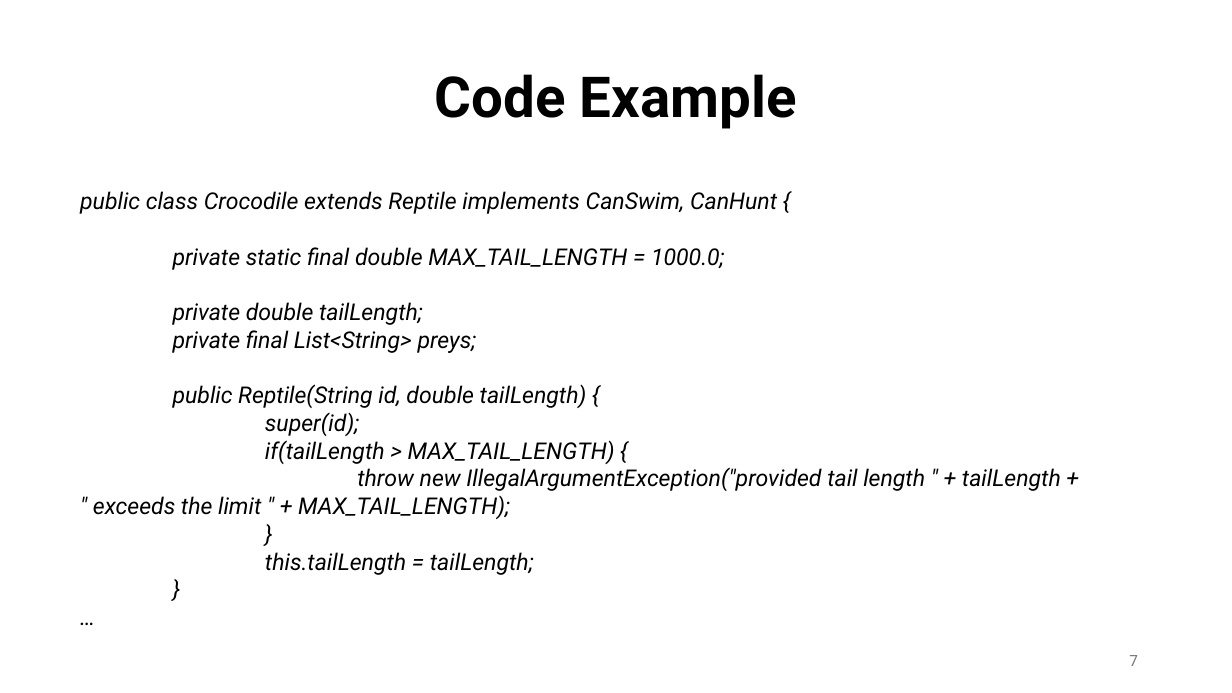
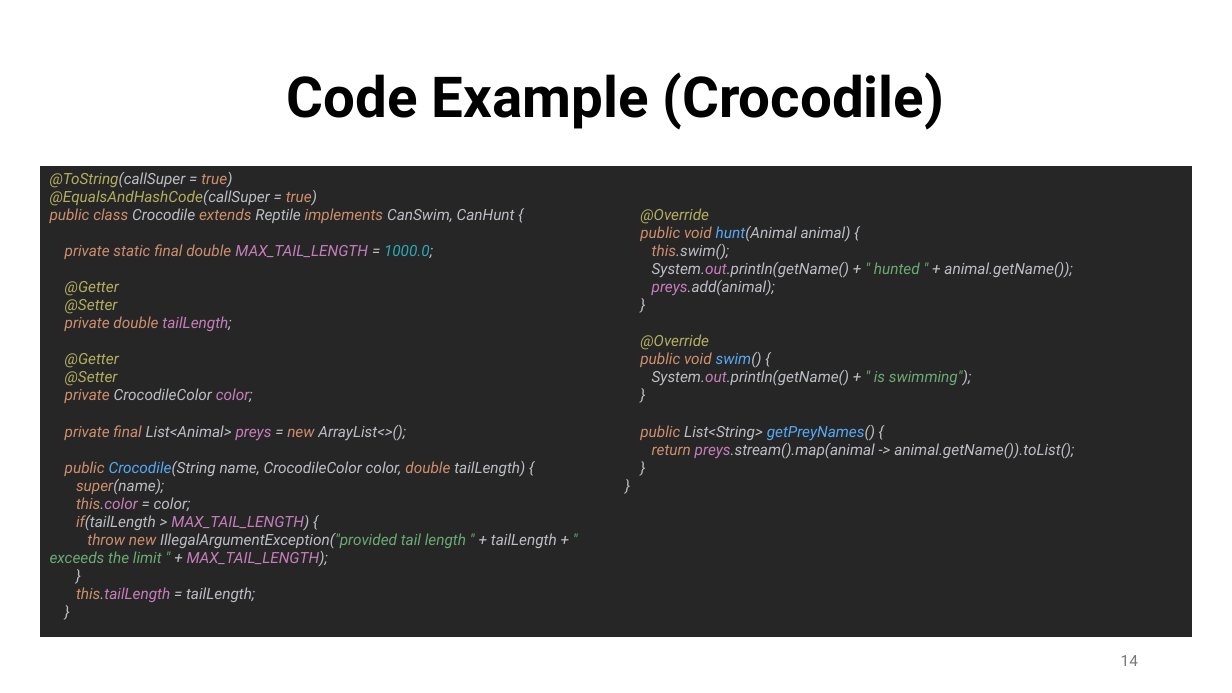
Before and after one commit to aminebag/distributed_systems, a slide deck: slide 14 of java.pptx (slide 7 before the commit). Drawn at 1232x693 pixels with LibreOffice and Linux fonts; fonts in the diff are those of the drawing. Boxes give left, top, right and bottom in pixels: in the first picture for what was removed or moved away, otherwise in the second. Text is boxed around its words. In the diff, an @@ line names an element or a change of style, - is before the commit and + after.

```diff
--- a/java.pptx
+++ b/java.pptx
@@ text at bbox=[287, 72, 945, 130]: text changed @@
-Code Example
+Code Example (Crocodile)
@@ table added at bbox=[41, 165, 1192, 637], 1 rows, 2 columns @@
+@ToString(callSuper = true) @EqualsAndHashCode(callSuper = true) public class Crocodile extends Reptile implements CanSwim, CanHunt { private static final double MAX_TAIL_LENGTH = 1000.0; @Getter @Setter private double tailLength; @Getter @Setter private CrocodileColor color; private final List<Animal> preys = new ArrayList<>(); public Crocodile(String name, CrocodileColor color, double tailLength) { super(name); this.color = color; if(tailLength > MAX_TAIL_LENGTH) { throw new IllegalArgumentException("provided tail length " + tailLength + " exceeds the limit " + MAX_TAIL_LENGTH); } this.tailLength = tailLength; } | @Override public void hunt(Animal animal) { this.swim(); System.out.println(getName() + " hunted " + animal.getName()); preys.add(animal); } @Override public void swim() { System.out.println(getName() + " is swimming"); } public List<String> getPreyNames() { return preys.stream().map(animal -> animal.getName()).toList(); } }
@@ text removed at bbox=[80, 191, 1061, 575] @@
-public class Crocodile extends Reptile implements CanSwim, CanHunt {
-private static final double MAX_TAIL_LENGTH = 1000.0;
-private double tailLength;
-private final List<String> preys;
-public Reptile(String id, double tailLength) {
-super(id);
-if(tailLength > MAX_TAIL_LENGTH) {
-throw new IllegalArgumentException("provided tail length " + tailLength +
-" exceeds the limit " + MAX_TAIL_LENGTH);
-}
-this.tailLength = tailLength;
-}
-…
@@ page number at bbox=[1121, 655, 1138, 666]: text changed @@
-7
+14
```
Also in this commit, not shown: 5 other slides changed, 7 slides added, 1 slide removed, 1 other file.
